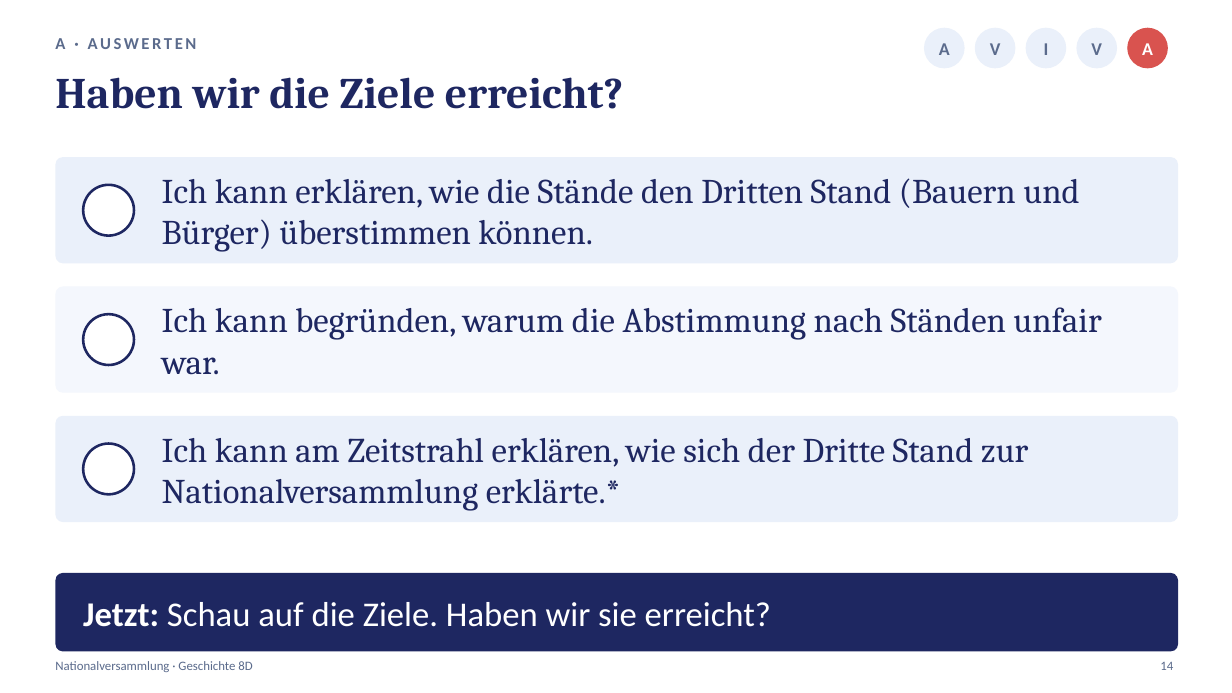
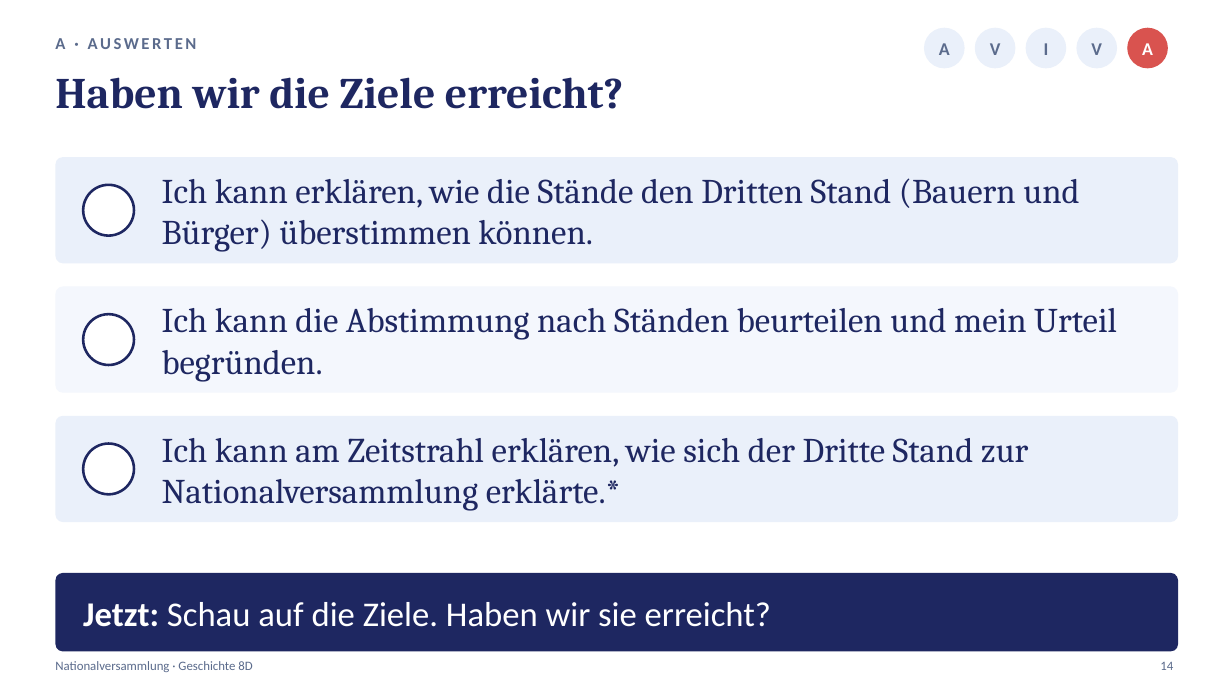
Before and after one commit to golzkonstantin-gif/Schule, a slide deck: slide 14 of Geschichte_8D/Stunde2_Nationalversammlung/Praesentation_Stunde2_Nationalversammlung_8D.pptx. Drawn at 1232x693 pixels with LibreOffice and Linux fonts; fonts in the diff are those of the drawing. Boxes give left, top, right and bottom in pixels: in the first picture for what was removed or moved away, otherwise in the second. Text is boxed around its words. In the diff, an @@ line names an element or a change of style, - is before the commit and + after.

```diff
--- a/Geschichte_8D/Stunde2_Nationalversammlung/Praesentation_Stunde2_Nationalversammlung_8D.pptx
+++ b/Geschichte_8D/Stunde2_Nationalversammlung/Praesentation_Stunde2_Nationalversammlung_8D.pptx
@@ text at <box>162,308,1117,382</box>: text changed @@
-Ich kann begründen, warum die Abstimmung nach Ständen unfair war.
+Ich kann die Abstimmung nach Ständen beurteilen und mein Urteil begründen.
```
Also in this commit, not shown: 3 other slides changed, 15 other files.
